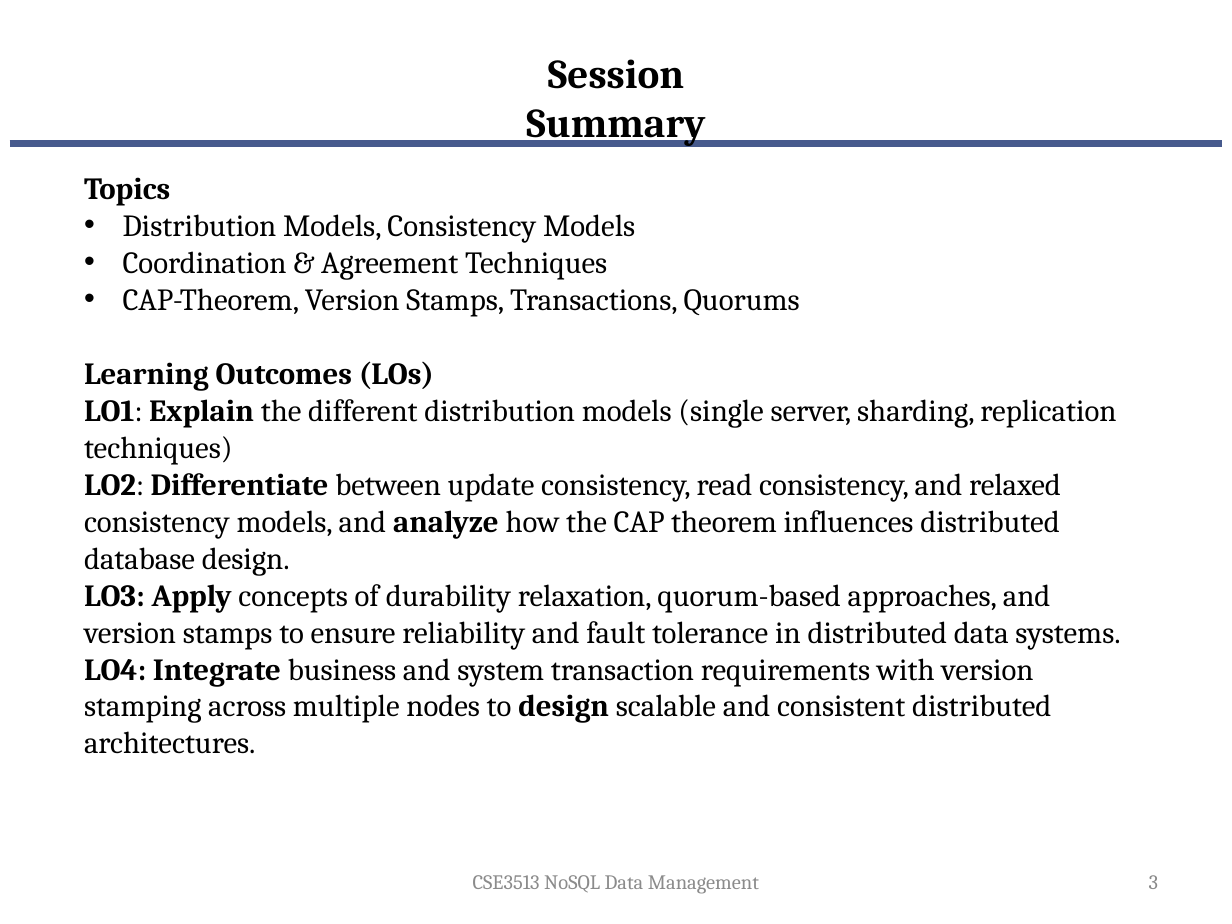
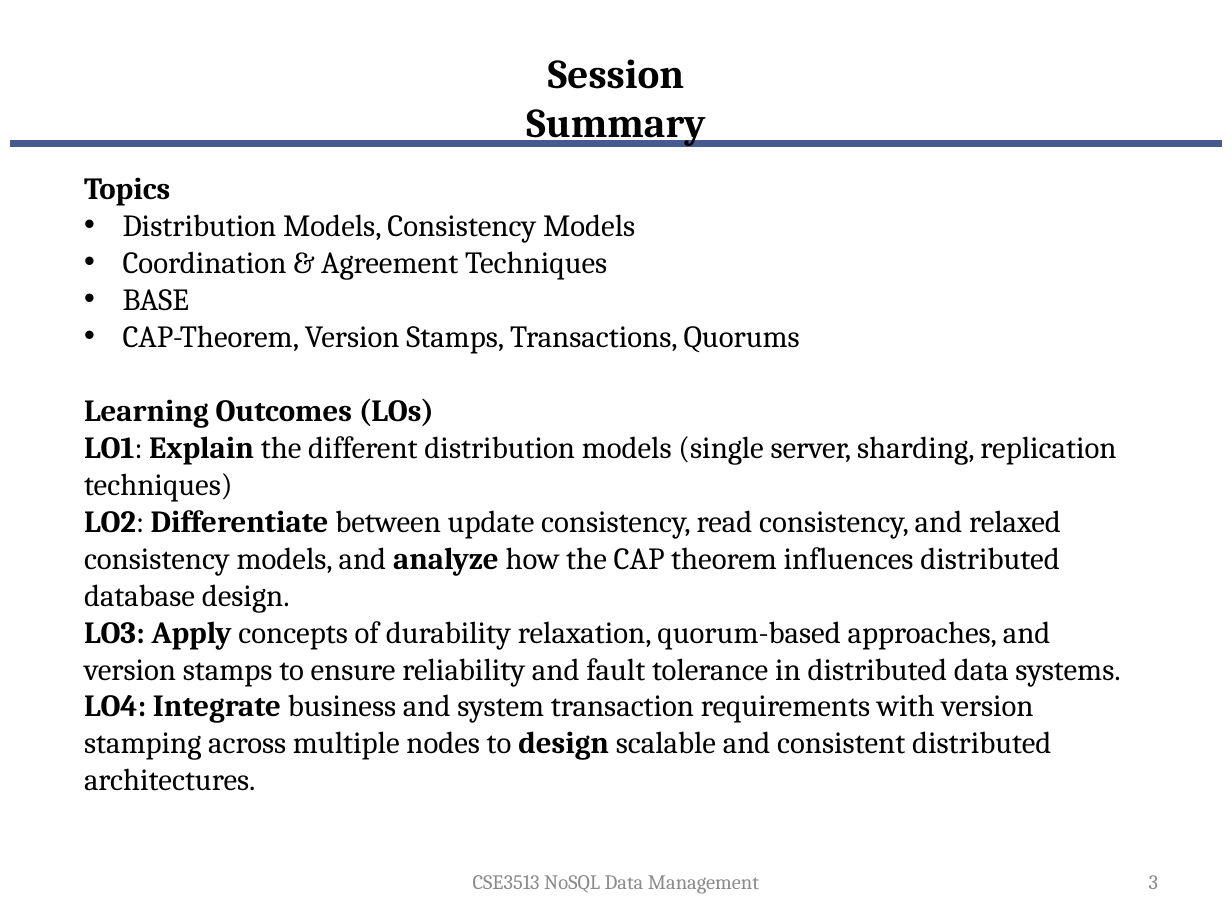
Before and after one commit to suniljeevan/NOSQL-2025, a slide deck: slide 3 of THEORY COURSE MATERIALS/Module 2.pptx. Drawn at 1232x924 pixels with LibreOffice and Linux fonts; fonts in the diff are those of the drawing; background and template pictures are left out. Boxes give left, top, right and bottom in pixels: in the first picture for what was removed or moved away, otherwise in the second. Text is boxed around its words. In the diff, an @@ line names an element or a change of style, - is before the commit and + after.

```diff
--- a/THEORY COURSE MATERIALS/Module 2.pptx
+++ b/THEORY COURSE MATERIALS/Module 2.pptx
@@ text at (123,289,189,311): paragraph added @@
+• BASE
```
Also in this commit, not shown: 3 other slides changed, 1 slide added, 2 slides removed, 3 other files.
